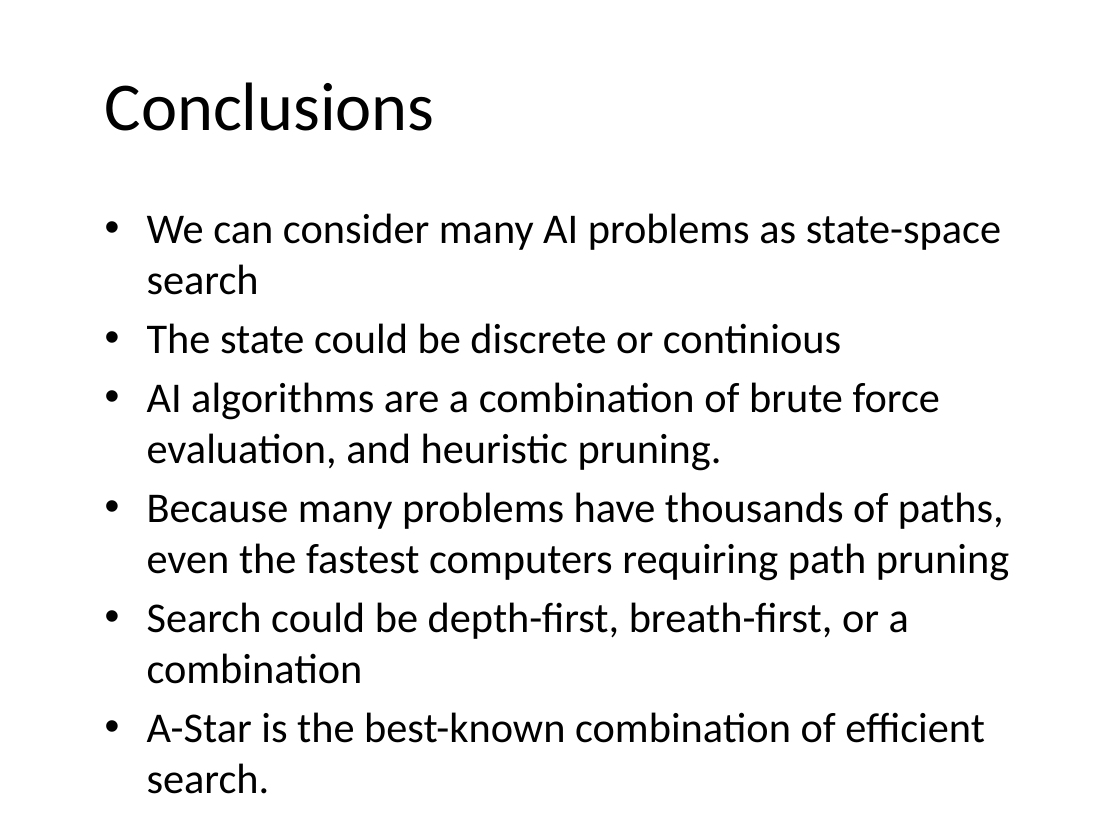
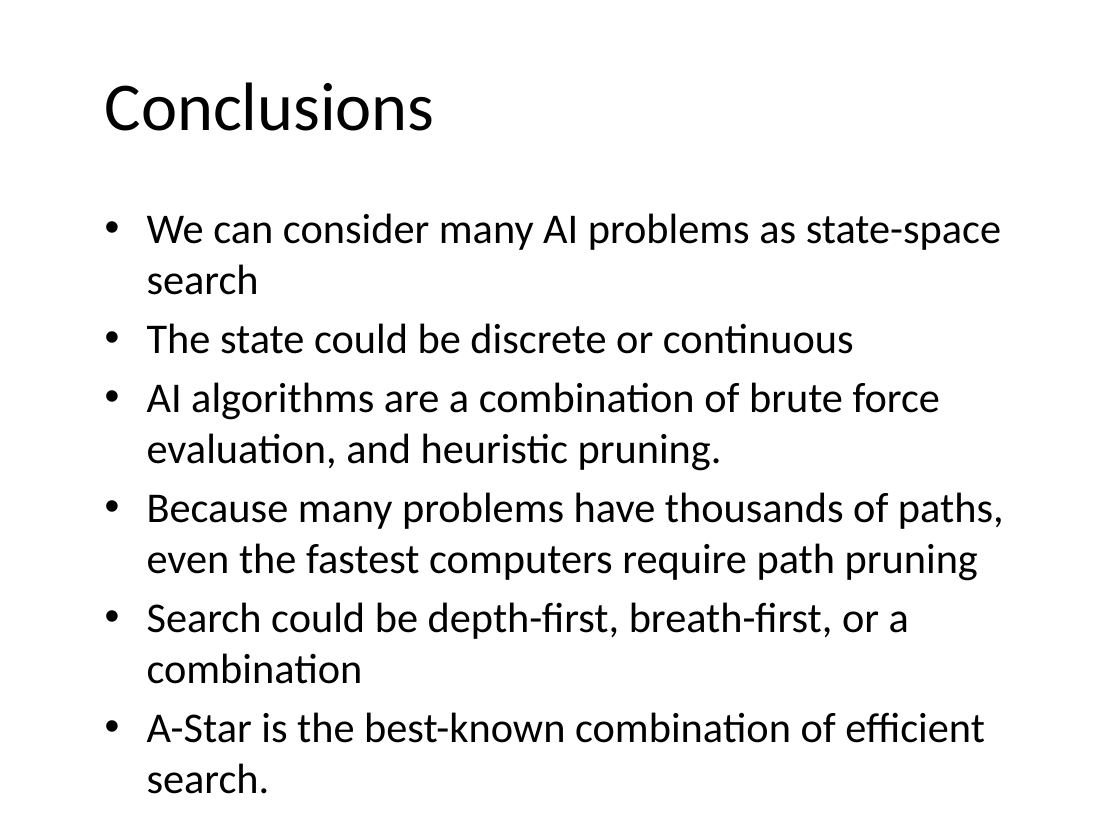
Before and after one commit to JeffRisberg/PythonNotebooksForAI, a slide deck: slide 17 of Documents/20-Knowledge.pptx (slide 18 before the commit). Drawn at 1120x840 pixels with LibreOffice and Linux fonts; fonts in the diff are those of the drawing; background and template pictures are left out. Boxes give left, top, right and bottom in pixels: in the first picture for what was removed or moved away, otherwise in the second. Text is boxed around its words. In the diff, an @@ line names an element or a change of style, - is before the commit and + after.

```diff
--- a/Documents/20-Knowledge.pptx
+++ b/Documents/20-Knowledge.pptx
@@ text at (147,323,854,354): text changed @@
-• The state could be discrete or continious
+• The state could be discrete or continuous
@@ text at (147,492,1004,581): text changed @@
-• Because many problems have thousands of paths, even the fastest computers requiring path pruning
+• Because many problems have thousands of paths, even the fastest computers require path pruning
```
Also in this commit, not shown: 1 other slide changed, 1 slide removed, 5 other files.
